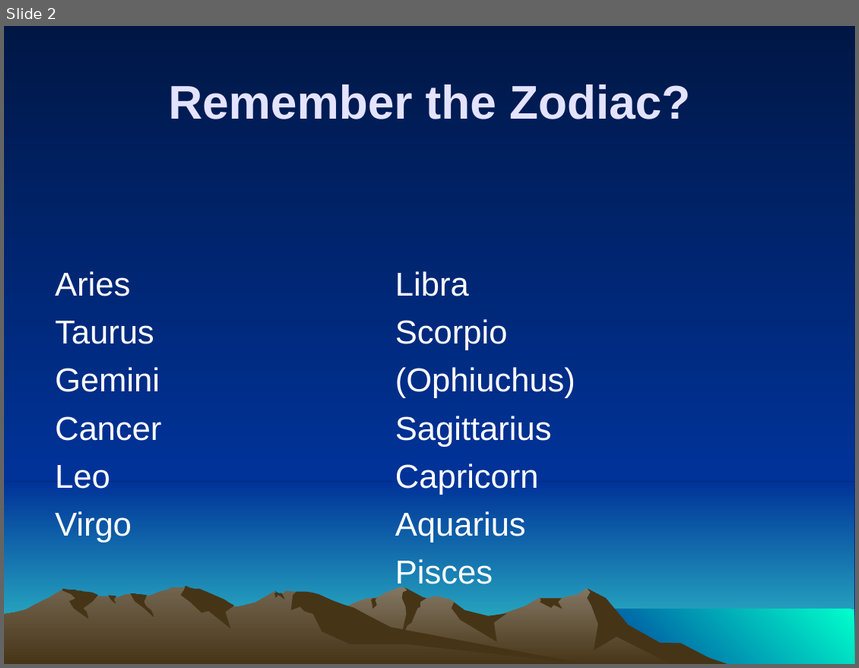
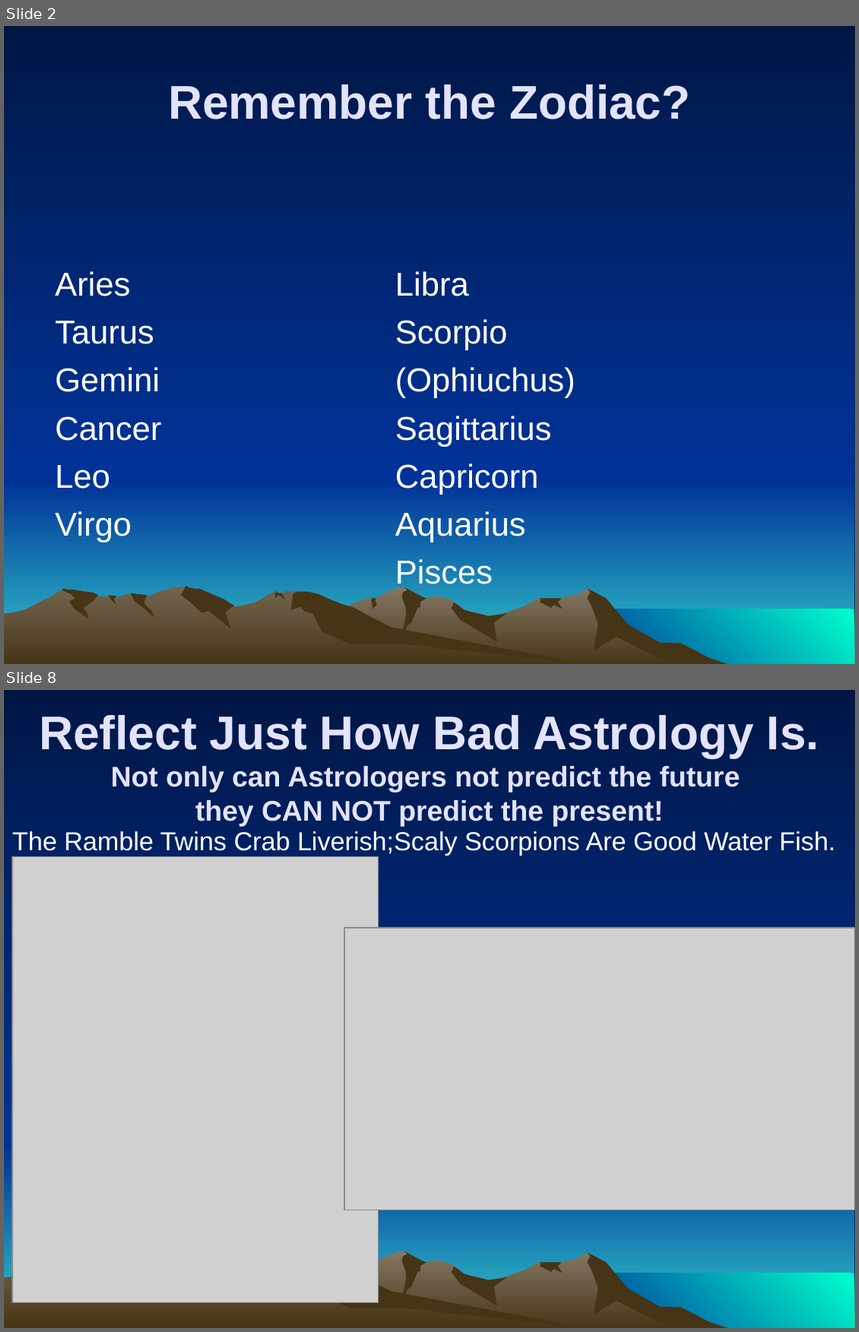
Before and after one commit to ForrestErickson/NovemberNightSky, a slide deck: NovemberSky_ZodiacNMore_SMAS_20231110_1500.ppt. Shown one above the other, each under a label of ours: slide 2 before the commit, slides 2 and 8 after it; the slides between them are not shown. The pictures are 859x668 and 859x1332 pixels, drawn with LibreOffice and Linux fonts; fonts in the diff are those of the drawing; grey boxes stand for pictures. Boxes give left, top, right and bottom in pixels: in the first picture for what was removed or moved away, otherwise in the second. Text is boxed around its words. In the diff, an @@ line names an element or a change of style, - is before the commit and + after.

Commit message:
Add images for constilations of interest, Cartes du Ciel and Stellarium.

```diff
--- a/NovemberSky_ZodiacNMore_SMAS_20231110_1500.ppt
+++ b/NovemberSky_ZodiacNMore_SMAS_20231110_1500.ppt
@@ slide 8 added at (4,690,855,1328), background gradient #001746 to #003399; not listed: 10 template elements that a slide beside it also shows @@
@@ text added at (39,715,819,827), 24 pt, text #E3E3FF, bold @@
+Reflect Just How Bad Astrology Is.
+Not only can Astrologers not predict the future
+they CAN NOT predict the present!
@@ text added at (12,831,835,856), 22 pt, text #FFFFFF @@
+The Ramble Twins Crab Liverish;Scaly Scorpions Are Good Water Fish.
@@ picture added at (12,857,379,1303) @@
@@ picture added at (344,929,855,1211) @@
```
Also in this commit, not shown: 12 other slides added, 12 slides removed.
